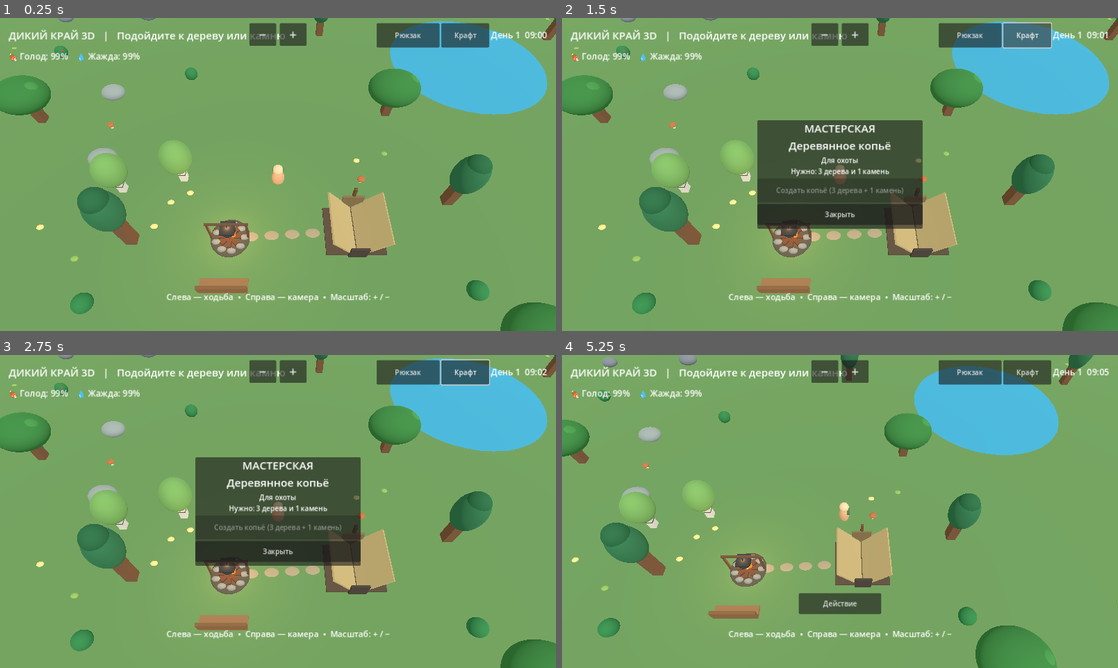
Above: before the commit, frames 1-4 (two rows, left to right).
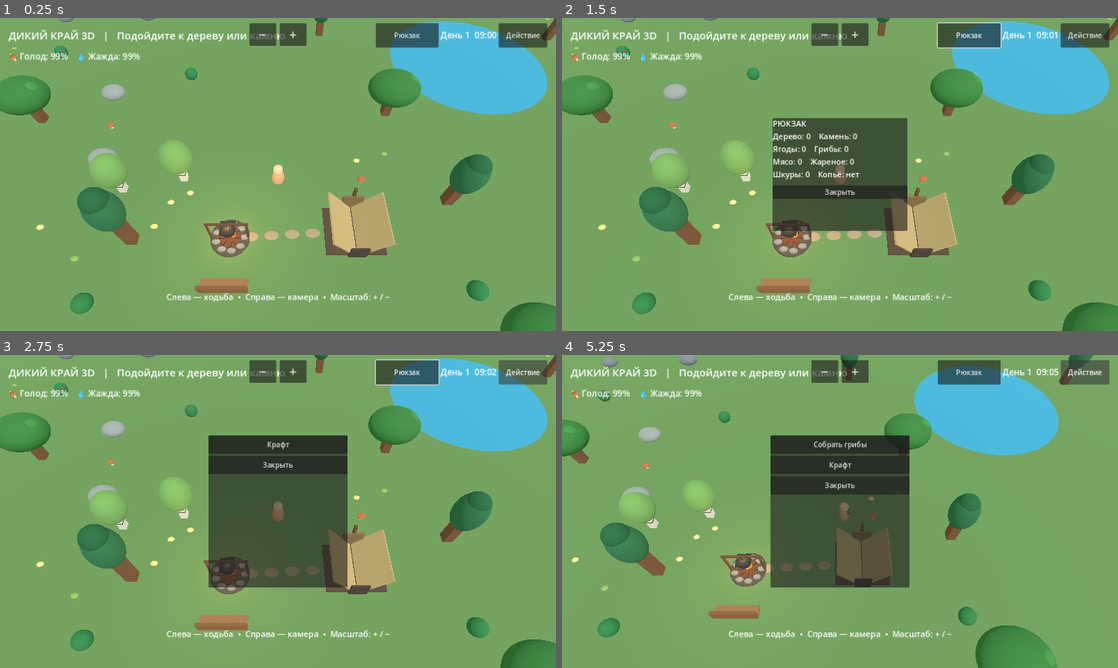
Above: after the commit, the same moments.

Repository: hjz2tz7cgv-ctrl/DikiyKrayGodot
Game: Godot game, scene res://scenes/main.tscn
Same seed, same stepped clock (60 frames per second), same inputs: the game is played once before the commit and once after it.
Inputs (mouse positions are in pixels of both pictures, inside the frame that each line leads up to):
- Up to frame 1 (0.25 s): no input
- Up to frame 2 (1.5 s): click "Рюкзак" at 0.5 s; click (1029, 36) at 1.25 s, where only the run before the commit has a clickable "Крафт"
- Up to frame 3 (2.75 s): click (522, 373) at 2 s, where only the run after the commit has a clickable "Действие"
- Up to frame 4 (5.25 s): click "Закрыть" at 2.75 s; click "−" at 3.5 s; move the mouse to (962, 495) at 4.27 s; hold Right (ui_right) 4.28-5 s; click (962, 495) at 4.42 s; click "Действие" at 5 s

The runs differ from the first frame. In frame 1, 1.5% of the frame differs, in the area x 67-99%, y 1-10%; in frame 2, 6.9%; in frame 3, 10%; in frame 4, 15%, in the area x 37-99%, y 1-83%.

Commit message:
Add files via upload

Diff:
--- a/scripts/main.gd
+++ b/scripts/main.gd
@@ -73,7 +73,8 @@
 var bag_label: Label
 var zoom_label: Label
 var action_button: Button
-var action_menu: PopupMenu
+var action_menu: PanelContainer
+var action_list: VBoxContainer
 var action_options: Array[String] = []
 var nearby_action_kind := ""
 var nearby_action_position := Vector3.ZERO
@@ -479,6 +480,7 @@
     craft_button.text = "Крафт"
     craft_button.custom_minimum_size = Vector2(110, 56)
     craft_button.pressed.connect(_toggle_craft)
+    craft_button.visible = false
     top.add_child(craft_button)
     time_label = Label.new()
     time_label.add_theme_font_size_override("font_size", 20)
@@ -539,14 +541,15 @@
     progress_bar.visible = false
     bottom.add_child(progress_bar)
     bag_panel = PanelContainer.new()
+    root.add_child(bag_panel)
     bag_panel.set_anchors_preset(Control.PRESET_CENTER)
-    bag_panel.offset_left = -170
-    bag_panel.offset_right = 170
-    bag_panel.offset_top = -235
-    bag_panel.offset_bottom = 235
+    bag_panel.offset_left = -155
+    bag_panel.offset_right = 155
+    bag_panel.offset_top = -130
+    bag_panel.offset_bottom = 130
     bag_panel.visible = false
-    root.add_child(bag_panel)
     var bag_col := VBoxContainer.new()
+    bag_col.add_theme_constant_override("separation", 8)
     bag_panel.add_child(bag_col)
     survival_label = Label.new()
     survival_label.set_anchors_preset(Control.PRESET_TOP_WIDE)
@@ -558,35 +561,40 @@
     survival_label.mouse_filter = Control.MOUSE_FILTER_IGNORE
     root.add_child(survival_label)
     bag_label = Label.new()
-    bag_label.add_theme_font_size_override("font_size", 25)
+    bag_label.add_theme_font_size_override("font_size", 18)
     bag_col.add_child(bag_label)
     # Рюкзак показывает только предметы; все действия вынесены в кнопку «Действие».
     # Действия у костра и воды теперь находятся рядом с объектами, не в рюкзаке.
     action_button = Button.new()
-    action_button.visible = false
-    action_button.custom_minimum_size = Vector2(190, 48)
-    action_button.size = Vector2(190, 48)
+    action_button.text = "Действие"
+    action_button.custom_minimum_size = Vector2(112, 52)
     action_button.focus_mode = Control.FOCUS_NONE
-    action_button.text = "Действие"
     action_button.pressed.connect(_open_action_menu)
-    root.add_child(action_button)
-    action_button.mouse_filter = Control.MOUSE_FILTER_STOP
-    action_menu = PopupMenu.new()
-    action_menu.id_pressed.connect(_select_action)
+    top.add_child(action_button)
+    action_menu = PanelContainer.new()
     root.add_child(action_menu)
+    action_menu.set_anchors_preset(Control.PRESET_CENTER)
+    action_menu.offset_left = -160
+    action_menu.offset_right = 160
+    action_menu.offset_top = -175
+    action_menu.offset_bottom = 175
+    action_menu.visible = false
+    action_list = VBoxContainer.new()
+    action_list.add_theme_constant_override("separation", 5)
+    action_menu.add_child(action_list)
     var close := Button.new()
     close.text = "Закрыть"
     close.pressed.connect(_toggle_bag)
     bag_col.add_child(close)
     # Отдельное окно крафта: ресурсы расходуются только по кнопке «Создать».
     craft_panel = PanelContainer.new()
+    root.add_child(craft_panel)
     craft_panel.set_anchors_preset(Control.PRESET_CENTER)
-    craft_panel.offset_left = -190
-    craft_panel.offset_right = 190
+    craft_panel.offset_left = -160
+    craft_panel.offset_right = 160
     craft_panel.offset_top = -125
     craft_panel.offset_bottom = 125
     craft_panel.visible = false
-    root.add_child(craft_panel)
     var craft_col := VBoxContainer.new()
     craft_panel.add_child(craft_col)
     var craft_title := Label.new()
@@ -639,6 +647,7 @@
 func _toggle_craft() -> void:
     craft_panel.visible = not craft_panel.visible
     if craft_panel.visible:
+        action_menu.visible = false
         bag_panel.visible = false
         sleep_panel.visible = false
     _update_ui()
@@ -673,6 +682,9 @@
 
 func _toggle_bag() -> void:
     bag_panel.visible = not bag_panel.visible
+    if bag_panel.visible:
+        action_menu.visible = false
+        craft_panel.visible = false
     _update_ui()
 
 func _zoom(amount: float) -> void:
@@ -689,7 +701,7 @@
         var minute := int((day_clock - floor(day_clock)) * 60.0)
         time_label.text = "День %d  %02d:%02d" % [day_count, hour, minute]
     zoom_label.text = "Слева — ходьба  •  Справа — камера  •  Масштаб: + / −"
-    bag_label.text = "РЮКЗАК\\nДерево: %d  Камень: %d\\nЯгоды: %d  Грибы: %d\\nМясо: %d  Жареное: %d  Шкуры: %d\\nКопьё: %s" % [inventory["wood"], invento …(151 unchanged characters)…
+    bag_label.text = "РЮКЗАК\nДерево: %d    Камень: %d\nЯгоды: %d    Грибы: %d\nМясо: %d    Жареное: %d\nШкуры: %d    Копьё: %s" % [inventory["wood"], invento …(151 unchanged characters)…
     if craft_recipe_button != null:
         craft_recipe_button.text = "Копьё уже создано" if has_spear else "Создать копьё (3 дерева + 1 камень)"
         craft_recipe_button.disabled = has_spear or inventory["wood"] < 3 or inventory["stone"] < 1
@@ -729,13 +741,19 @@
 func _open_action_menu() -> void:
     if action_menu == null:
         return
-    action_menu.clear()
+    if action_menu.visible:
+        action_menu.visible = false
+        return
+    bag_panel.visible = false
+    craft_panel.visible = false
+    for child in action_list.get_children():
+        child.queue_free()
     action_options.clear()
     var here := Vector2(player.global_position.x, player.global_position.z)
     if here.distance_to(FIRE_POS) <= 4.0:
-        _add_action_option("Пожарить мясо у костра", "cook")
+        _add_action_option("Пожарить мясо", "cook")
     if here.distance_to(LAKE_CENTER) <= LAKE_RADIUS + 2.5:
-        _add_action_option("Попить воды / набрать воду", "water")
+        _add_action_option("Попить воды", "water")
     var resource_index := _nearest_resource()
     if resource_index >= 0:
         var kind: String = resources[resource_index]["kind"]
@@ -749,30 +767,37 @@
         elif kind == "mushroom":
             title = "Собрать грибы"
         _add_action_option(title, "resource")
-    if inventory.get("berry", 0) > 0:
-        _add_action_option("Съесть ягоды (%d)" % inventory["berry"], "berry")
-    if inventory.get("mushroom", 0) > 0:
-        _add_action_option("Съесть гриб (%d)" % inventory["mushroom"], "mushroom")
-    if inventory.get("cooked_meat", 0) > 0:
-        _add_action_option("Съесть жареное мясо (%d)" % inventory["cooked_meat"], "cooked_meat")
-    if action_options.is_empty():
-        _add_action_option("Нет доступных действий", "none")
-        action_menu.set_item_disabled(0, true)
-    var view := get_viewport().get_visible_rect().size
-    var menu_width := 270.0
-    action_menu.position = Vector2i(int(clampf(action_button.global_position.x, 0.0, maxf(0.0, view.x - menu_width))), int(maxf(20.0, action_button.global_position.y - 55.0 * action_options.size())))
-    action_menu.size = Vector2i(int(menu_width), 0)
-    action_menu.popup()
+    if int(inventory.get("berry", 0)) > 0:
+        _add_action_option("Съесть ягоды", "berry")
+    if int(inventory.get("mushroom", 0)) > 0:
+        _add_action_option("Съесть гриб", "mushroom")
+    if int(inventory.get("cooked_meat", 0)) > 0:
+        _add_action_option("Съесть жареное мясо", "cooked_meat")
+    _add_action_option("Крафт", "craft")
+    var close := Button.new()
+    close.text = "Закрыть"
+    close.custom_minimum_size.y = 42
+    close.pressed.connect(func(): action_menu.visible = false)
+    action_list.add_child(close)
+    action_menu.visible = true
 
 func _add_action_option(title: String, kind: String) -> void:
-    action_menu.add_item(title, action_options.size())
+    var id := action_options.size()
     action_options.append(kind)
+    var button := Button.new()
+    button.text = title
+    button.custom_minimum_size.y = 42
+    button.pressed.connect(_select_action.bind(id))
+    action_list.add_child(button)
 
 func _select_action(id: int) -> void:
     if id < 0 or id >= action_options.size():
         return
     var kind := action_options[id]
-    if kind == "resource":
+    action_menu.visible = false
+    if kind == "craft":
+        _toggle_craft()
+    elif kind == "resource":
         var index := _nearest_resource()
         if index >= 0:
             _begin_mining(index)
@@ -781,18 +806,9 @@
     _update_nearby_action()
 
 func _update_nearby_action() -> void:
-    if action_button == null or player == null:
-        return
-    action_button.visible = false
-    if bag_panel.visible or craft_panel.visible or sleep_panel.visible or sleep_in_progress:
-        return
-    var here := Vector2(player.global_position.x, player.global_position.z)
-    var near_object := here.distance_to(FIRE_POS) <= 4.0 or here.distance_to(LAKE_CENTER) <= LAKE_RADIUS + 2.5 or _nearest_resource() >= 0
-    var has_food: bool = int(inventory.get("berry", 0)) > 0 or int(inventory.get("mushroom", 0)) > 0 or int(inventory.get("cooked_meat", 0)) > 0
-    if near_object or has_food:
-        var view_size := get_viewport().get_visible_rect().size
-        action_button.text = "Действие"
-        action_button.position = Vector2(maxf(8.0, (view_size.x - action_button.size.x) * 0.5), maxf(115.0, view_size.y - 172.0))
+    # Кнопка «Действие» всегда рядом с «Рюкзаком».
+    # Доступные действия обновляются при открытии меню.
+    if action_button != null:
         action_button.visible = true
 
 func _nearest_resource() -> int:
